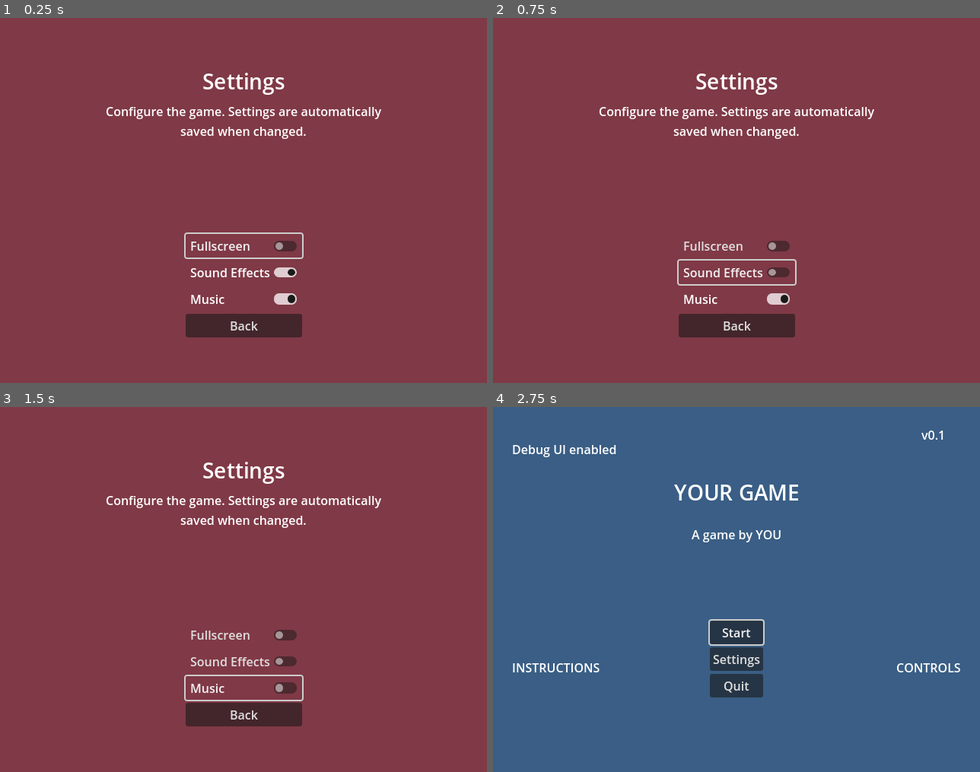
Above: before the commit, frames 1-4 (two rows, left to right).
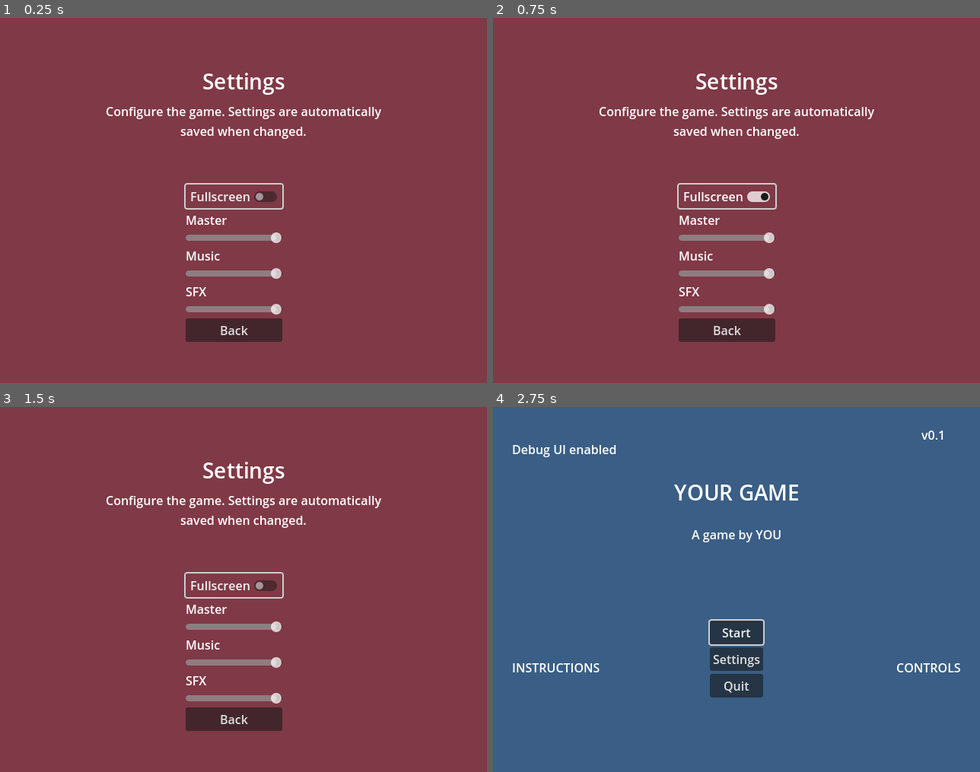
Above: after the commit, the same moments.

Repository: Maoaii/Descent-into-Survival
Game: Godot game, scene res://scenes/settings/settings.tscn
Two runs of this game, one before a commit and one after it. Both use one fixed random seed, a clock stepped at 60 frames per second and the inputs below. This scene is started directly instead of the project's main scene. The engine's default icon, where the game draws it, is replaced by a stand-in: a white triangle on a blue panel in a dark square. Sound files missing from this copy of the repository are replaced by a short silence.
Inputs:
- Up to frame 1 (0.25 s): no input
- Up to frame 2 (0.75 s): click "Sound Effects" (after the commit: "Fullscreen") at 0.5 s
- Up to frame 3 (1.5 s): click "Music" (after the commit: "Fullscreen") at 1.25 s
- Up to frame 4 (2.75 s): click "Back" at 2 s

The runs differ from the first frame. In frame 1, 3.5% of the frame differs, in the area x 37-63%, y 45-89%; in frame 2, 3.5%; in frame 3, 3.4%; in frame 4, nothing differs.

Commit message:
main menu music working

Diff:
--- a/project.godot
+++ b/project.godot
@@ -21,6 +21,7 @@
 Dialogue="*res://scenes/autoloads/dialogue.tscn"
 Global="*res://scenes/autoloads/global.gd"
 Sound="*res://scenes/autoloads/sound.gd"
+MusicPlayer="*res://scenes/autoloads/music_player.tscn"
 
 [display]
 
--- a/scenes/autoloads/global.gd
+++ b/scenes/autoloads/global.gd
@@ -1,7 +1,10 @@
 extends Node
 
+var master_volume: float = 1
 var play_sfx = true
+var sfx_volume: float = 1
 var play_music = true
+var music_volume: float = 1
 var fullscreen = false
 var version = null
 var show_debug_ui = false
@@ -35,7 +38,7 @@
 ## add a new setting in the array to ensure it persists
 func save_settings() -> void:
 	var config = ConfigFile.new()
-	for setting in ["fullscreen", "play_sfx", "play_music"]:
+	for setting in ["fullscreen", "master_volume", "music_volume", "sfx_volume", "play_sfx", "play_music"]:
 		config.set_value(CONFIG_SETTINGS_SECTION, setting, self[setting])
 	config.save(SETTINGS_FILE)
 
--- /dev/null
+++ b/scenes/autoloads/music_player.tscn
@@ -0,0 +1,5 @@
+[gd_scene format=3 uid="uid://b62priuau6snp"]
+
+[node name="MusicPlayer" type="AudioStreamPlayer2D"]
+volume_db = -10.0
+bus = &"Music"
--- a/scenes/main_menu/main_menu.tscn
+++ b/scenes/main_menu/main_menu.tscn
@@ -1,6 +1,8 @@
-[gd_scene load_steps=6 format=3 uid="uid://j87n4lychbt5"]
+[gd_scene load_steps=8 format=3 uid="uid://j87n4lychbt5"]
 
 [ext_resource type="Script" path="res://scenes/main_menu/version_label.gd" id="1_3wfr4"]
+[ext_resource type="Script" path="res://scenes/main_menu/menu.gd" id="1_tsltd"]
+[ext_resource type="AudioStream" uid="uid://daoodcjqyipw" path="res://sound/Main_Theme.wav" id="2_0x04r"]
 [ext_resource type="Script" path="res://scenes/main_menu/menu_options.gd" id="2_bwpwi"]
 [ext_resource type="PackedScene" uid="uid://bdnyglk1i1cxl" path="res://scenes/gameplay/gameplay.tscn" id="3_ivpuo"]
 [ext_resource type="PackedScene" uid="uid://dpicmplffpula" path="res://scenes/settings/settings.tscn" id="4_nbo20"]
@@ -13,6 +15,8 @@
 anchor_bottom = 1.0
 grow_horizontal = 2
 grow_vertical = 2
+script = ExtResource("1_tsltd")
+music = ExtResource("2_0x04r")
 
 [node name="BG" type="ColorRect" parent="."]
 layout_mode = 1
--- /dev/null
+++ b/scenes/main_menu/menu.gd
@@ -0,0 +1,15 @@
+class_name Menu
+extends Control
+
+
+@export var music: AudioStreamWAV
+
+
+func _ready():
+	if MusicPlayer.get_playback_position() <= 0:
+		MusicPlayer.stream = music
+		MusicPlayer.play()
+
+	AudioServer.set_bus_volume_db(AudioServer.get_bus_index("Master"), linear_to_db(Global.master_volume))
+	AudioServer.set_bus_volume_db(AudioServer.get_bus_index("Music"), linear_to_db(Global.music_volume))
+	AudioServer.set_bus_volume_db(AudioServer.get_bus_index("Sound"), linear_to_db(Global.sfx_volume))
--- a/scenes/main_menu/menu_options.gd
+++ b/scenes/main_menu/menu_options.gd
@@ -16,4 +16,5 @@
 	get_tree().change_scene_to_packed(settings_scene)
 
 func _on_start_pressed() -> void:
+	MusicPlayer.stop()
 	get_tree().change_scene_to_packed(gameplay_scene)
--- a/scenes/settings/music_toggle.gd
+++ b/scenes/settings/music_toggle.gd
@@ -5,3 +5,7 @@
 
 func _on_toggled(bpressed: bool) -> void:
 	Global.set_setting("play_music", bpressed)
+	if bpressed:
+		AudioServer.set_bus_volume_db(AudioServer.get_bus_index("Music"), linear_to_db(1))
+	else:
+		AudioServer.set_bus_volume_db(AudioServer.get_bus_index("Music"), linear_to_db(0))
--- a/scenes/settings/settings.tscn
+++ b/scenes/settings/settings.tscn
@@ -1,9 +1,7 @@
-[gd_scene load_steps=6 format=3 uid="uid://dpicmplffpula"]
+[gd_scene load_steps=4 format=3 uid="uid://dpicmplffpula"]
 
 [ext_resource type="Script" path="res://scenes/settings/settings_controls.gd" id="1_n5jcg"]
 [ext_resource type="Script" path="res://scenes/settings/fullscreen_toggle.gd" id="2_xaxe3"]
-[ext_resource type="Script" path="res://scenes/settings/sfx_toggle.gd" id="3_ojkp7"]
-[ext_resource type="Script" path="res://scenes/settings/music_toggle.gd" id="4_0gokw"]
 [ext_resource type="Script" path="res://scenes/settings/back_button.gd" id="5_uk7ws"]
 
 [node name="Settings" type="Control"]
@@ -60,9 +58,9 @@
 anchor_right = 0.5
 anchor_bottom = 1.0
 offset_left = -76.0
-offset_top = 234.0
+offset_top = 204.0
 offset_right = 77.0
-offset_bottom = -9.0
+offset_bottom = -39.0
 grow_horizontal = 2
 grow_vertical = 2
 alignment = 1
@@ -73,15 +71,35 @@
 text = "Fullscreen"
 script = ExtResource("2_xaxe3")
 
-[node name="SfxToggle" type="CheckButton" parent="SettingsControls"]
+[node name="MasterLabel" type="Label" parent="SettingsControls"]
 layout_mode = 2
-text = "Sound Effects"
-script = ExtResource("3_ojkp7")
+text = "Master"
 
-[node name="MusicToggle" type="CheckButton" parent="SettingsControls"]
+[node name="MasterVolume" type="HSlider" parent="SettingsControls"]
+layout_mode = 2
+max_value = 1.0
+step = 0.05
+value = 1.0
+
+[node name="MusicLabel" type="Label" parent="SettingsControls"]
 layout_mode = 2
 text = "Music"
-script = ExtResource("4_0gokw")
+
+[node name="MusicVolume" type="HSlider" parent="SettingsControls"]
+layout_mode = 2
+max_value = 1.0
+step = 0.05
+value = 1.0
+
+[node name="SFXLabel" type="Label" parent="SettingsControls"]
+layout_mode = 2
+text = "SFX"
+
+[node name="SFXVolume" type="HSlider" parent="SettingsControls"]
+layout_mode = 2
+max_value = 1.0
+step = 0.05
+value = 1.0
 
 [node name="BackButton" type="Button" parent="SettingsControls"]
 layout_mode = 2
@@ -89,6 +107,7 @@
 script = ExtResource("5_uk7ws")
 
 [connection signal="toggled" from="SettingsControls/FullscreenToggle" to="SettingsControls/FullscreenToggle" method="_on_toggled"]
-[connection signal="toggled" from="SettingsControls/SfxToggle" to="SettingsControls/SfxToggle" method="_on_toggled"]
-[connection signal="toggled" from="SettingsControls/MusicToggle" to="SettingsControls/MusicToggle" method="_on_toggled"]
+[connection signal="value_changed" from="SettingsControls/MasterVolume" to="SettingsControls" method="_on_master_volume_value_changed"]
+[connection signal="value_changed" from="SettingsControls/MusicVolume" to="SettingsControls" method="_on_music_volume_value_changed"]
+[connection signal="value_changed" from="SettingsControls/SFXVolume" to="SettingsControls" method="_on_sfx_volume_value_changed"]
 [connection signal="pressed" from="SettingsControls/BackButton" to="SettingsControls/BackButton" method="_on_pressed"]
--- a/scenes/settings/settings_controls.gd
+++ b/scenes/settings/settings_controls.gd
@@ -5,3 +5,22 @@
 		if child.visible:
 			child.grab_focus()
 			return
+
+func _process(_delta: float) -> void:
+	$MasterVolume.value = Global.master_volume
+	$MusicVolume.value = Global.music_volume
+	$SFXVolume.value = Global.sfx_volume
+
+func _on_master_volume_value_changed(value: float) -> void:
+	Global.set_setting("master_volume", value)
+	AudioServer.set_bus_volume_db(AudioServer.get_bus_index("Master"), linear_to_db(Global.master_volume))
+
+
+func _on_music_volume_value_changed(value: float) -> void:
+	Global.set_setting("music_volume", value)
+	AudioServer.set_bus_volume_db(AudioServer.get_bus_index("Music"), linear_to_db(Global.music_volume))
+
+
+func _on_sfx_volume_value_changed(value: float) -> void:
+	Global.set_setting("sfx_volume", value)
+	AudioServer.set_bus_volume_db(AudioServer.get_bus_index("Sound"), linear_to_db(Global.sfx_volume))
Not shown, added: sound/Main_Theme.wav.import
Not shown, added: sound/Main_Theme.wav
